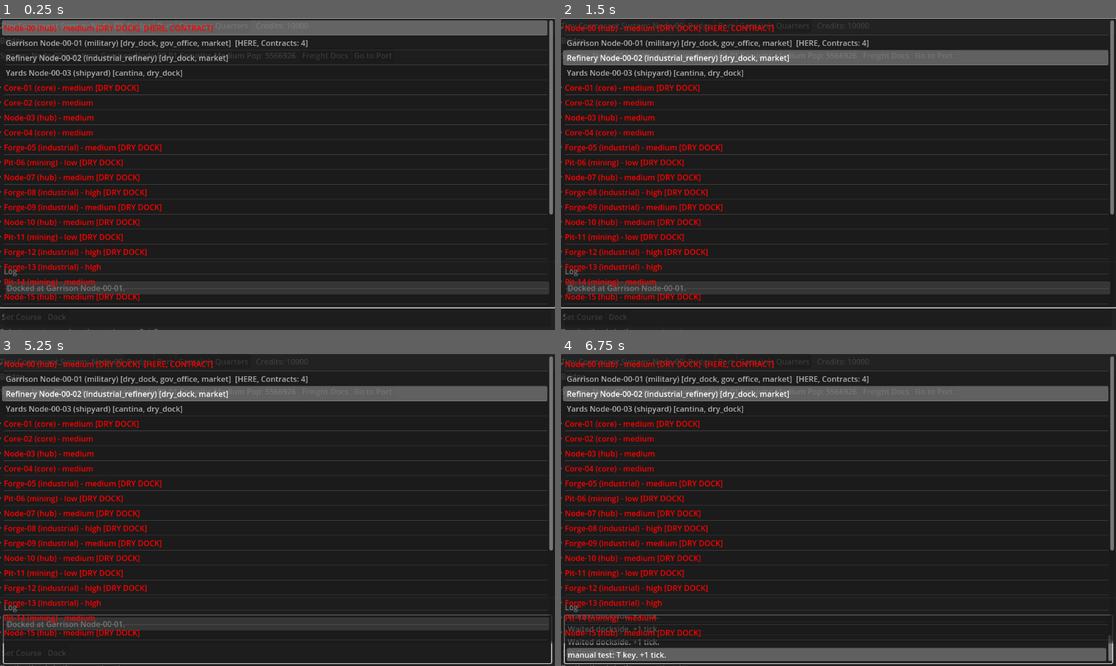
Above: before the commit, frames 1-4 (two rows, left to right).
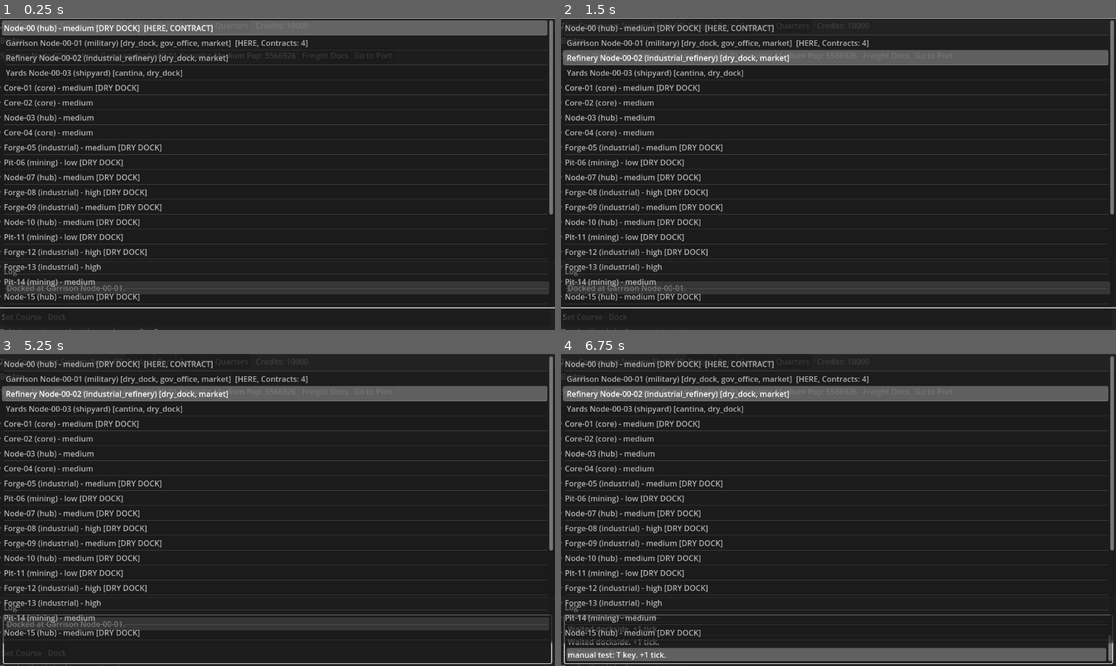
Above: after the commit, the same moments.

Repository: DKyd/Tiny-Cormorant
Game: Godot game, scene res://scenes/MainGame.tscn
Two runs of this game, one before a commit and one after it. Both use one fixed random seed, a clock stepped at 60 frames per second and the inputs below.
Inputs:
- Up to frame 1 (0.25 s): no input
- Up to frame 2 (1.5 s): click "Captain's Quarters" at 0.5 s; click "Go to Port" at 1.25 s
- Up to frame 3 (5.25 s): click "Go to Port" at 2 s; click "Bridge" at 2.75 s; click "Port" at 3.5 s; click "Freight Docs" at 4.25 s; click "Set Course" at 5 s
- Up to frame 4 (6.75 s): click "Dock" at 5.75 s; tap Enter at 6.5 s; hold W from 6.53 s (still down); tap T at 6.6 s

The runs differ from the first frame. In frame 1, 3.8% of the frame differs, in the area x 0-39%, y 2-91%; in frame 2, 3.7%; in frame 3, 3.7%; in frame 4, 3.7%.

Commit message:
BugFix Cleanup and README update

Diff:
--- a/scripts/Bridge.gd
+++ b/scripts/Bridge.gd
@@ -75,11 +75,6 @@
 	if not is_instance_valid(_map_panel) or _map_panel.get_parent() != map_host:
 		_load_map_panel()
 
-	Log.add_entry("Bridge ensure map: children=%d has_panel=%s" % [
-	map_host.get_child_count(),
-	str(is_instance_valid(_map_panel))
-	])
-
 func _wire_map_panel(panel: Node) -> void:
 	if panel == null:
 		return
--- a/scripts/MapPanel.gd
+++ b/scripts/MapPanel.gd
@@ -17,24 +17,11 @@
 var contract_dest_ids: Array = []   # system-level destinations for now
 var _did_empty_retry: bool = false
 
-const _MAP_DEBUG: bool = false # flip to true for debug logging
-
-func _dbg(msg: String) -> void:
-	if _MAP_DEBUG and OS.is_debug_build():
-		Log.add_entry(msg)
-
-func _assert_true(cond: bool, fail_msg: String) -> void:
-	if not cond:
-		_dbg("ASSERT FAIL: " + fail_msg)
-
 
 func _ready() -> void:
 	title_label.text = "Galaxy Map"
 	close_button.text = "Dock"
 
-	print("MapPanel: _ready. current_system_id =", GameState.current_system_id)
-	print("MapPanel: Galaxy.systems size =", Galaxy.systems.size())
-
 	search_box.text = ""
 	_refresh_all()
 
@@ -68,20 +55,7 @@
 	systems_tree.add_theme_constant_override("h_separation", 4)
 
 
-	print("MapPanel: systems_tree size after setup =", systems_tree.size)
-
-
 func _refresh_all() -> void:
-
-	_dbg("MapPanel refresh: visible=%s in_tree=%s systems=%d" % [
-
-	str(visible),
-	str(is_visible_in_tree()),
-	Galaxy.get_all_system_ids().size()
-	])
-
-	_dbg("MapPanel instance id=%d path=%s" % [get_instance_id(), str(get_path())])
-
 	_build_system_entries()
 	_rebuild_contract_destinations()
 	if is_visible_in_tree() and all_system_entries.is_empty():
@@ -102,7 +76,6 @@
 	all_system_entries.clear()
 
 	var ids: Array = Galaxy.get_all_system_ids()
-	print("MapPanel: _build_system_entries. Galaxy.get_all_system_ids() size =", ids.size())
 
 	for id_variant in ids:
 		var sys_id: String = String(id_variant)
@@ -129,13 +102,9 @@
 			"drydock": has_drydock,
 		})
 
-	print("MapPanel: all_system_entries size =", all_system_entries.size())
-	_dbg("MapPanel entries built: %d" % all_system_entries.size())
 
 
 func _refresh_systems_list(filter_text: String) -> void:
-	_dbg("MapPanel filter='%s' entries=%d" % [filter_text, all_system_entries.size()])
-	print("MapPanel: _refresh_systems_list. filter =", filter_text)
 	systems_tree.clear()
 
 	var root: TreeItem = systems_tree.create_item()  # hidden root (set Hide Root = true)
@@ -195,8 +164,6 @@
 			"kind": "system",
 			"system_id": sys_id,
 		})
-
-		sys_item.set_custom_color(0, Color(1, 0, 0))
 
 		system_items[sys_id] = sys_item
 		system_contract_counts[sys_id] = contracts_to_sys
@@ -254,10 +221,7 @@
 
 			total_rows += 1
 
-	print("MapPanel: _refresh_systems_list created rows =", total_rows)
 	info_label.text = "Select a system or location and press Set Course."
-
-	_sanity_check_tree(total_rows)
 
 	for sys_id in system_items.keys():
 		var sys_item: TreeItem = system_items[sys_id]
@@ -270,13 +234,6 @@
 	if root_item != null:
 		child_count = root_item.get_child_count()
 
-	_dbg("MapPanel TreeState: size=%s min=%s children=%d visible=%s" % [
-		str(systems_tree.size),
-		str(systems_tree.custom_minimum_size),
-		child_count,
-		str(systems_tree.visible)
-	])
-
 	systems_tree.queue_redraw()
 
 	systems_tree.select_mode = Tree.SELECT_ROW
@@ -285,31 +242,6 @@
 
 
 	#systems_tree.queue_sort()
-
-func _sanity_check_tree(total_rows: int) -> void:
-	# Basic invariants after a rebuild
-	_assert_true(systems_tree != null, "systems_tree is null")
-	_assert_true(systems_tree.visible, "systems_tree not visible")
-	_assert_true(systems_tree.size.y > 0.0, "systems_tree height is 0")
-	_assert_true(all_system_entries.size() > 0, "all_system_entries is empty")
-
-	var root := systems_tree.get_root()
-	_assert_true(root != null, "Tree root is null (no root item)")
-
-	if root == null:
-		return
-
-	var root_children := root.get_child_count()
-	_assert_true(root_children == all_system_entries.size(),
-		"root child count (%d) != entries (%d)" % [root_children, all_system_entries.size()])
-
-	_assert_true(total_rows >= root_children,
-		"total_rows (%d) < root_children (%d)" % [total_rows, root_children])
-
-	# Selection sanity: if we have rows, we should be able to select something.
-	if root_children > 0:
-		var first := root.get_child(0)
-		_assert_true(first != null, "first root child is null")
 
 
 
--- a/singletons/Contracts.gd
+++ b/singletons/Contracts.gd
@@ -134,6 +134,12 @@
 
 		var dest_system: Dictionary = Galaxy.get_system(dest_id)
 		var dest_name: String = dest_system.get("name", dest_id)
+		var dest_loc: Dictionary = _choose_destination_location(dest_id, true)
+		if dest_loc.is_empty():
+			continue
+
+		var dest_loc_id: String = String(dest_loc.get("id", ""))
+		var dest_loc_name: String = String(dest_loc.get("name", dest_loc_id))
 
 		# 🔹 NEW: pick cargo for this contract
 		var commodity_id: String = _pick_contract_commodity()
@@ -152,6 +158,8 @@
 			"origin": system_id,
 			"destination": dest_id,
 			"destination_name": dest_name,
+			"destination_location_id": dest_loc_id,
+			"destination_location_name": dest_loc_name,
 			"jumps": jumps,
 			"reward": reward,
 
@@ -193,23 +201,9 @@
 		if dest_sys_id == "":
 			continue
 
-		var dest_locs: Array = Galaxy.get_locations_for_system(dest_sys_id)
-		if dest_locs.is_empty():
-			continue
-
-		# Prefer locations with a market
-		var market_locs: Array = []
-		for loc_variant in dest_locs:
-			var loc: Dictionary = loc_variant
-			var spaces: Array = loc.get("spaces", [])
-			if "market" in spaces:
-				market_locs.append(loc)
-
-		var chosen_dest_loc: Dictionary
-		if market_locs.size() > 0:
-			chosen_dest_loc = market_locs[randi() % market_locs.size()]
-		else:
-			chosen_dest_loc = dest_locs[randi() % dest_locs.size()]
+		var chosen_dest_loc: Dictionary = _choose_destination_location(dest_sys_id, true)
+		if chosen_dest_loc.is_empty():
+			continue
 
 		var dest_loc_id: String = String(chosen_dest_loc.get("id", ""))
 		var dest_loc_name: String = String(chosen_dest_loc.get("name", dest_loc_id))
@@ -224,6 +218,27 @@
 		result.append(enriched)
 
 	return result
+
+
+func _choose_destination_location(system_id: String, prefer_market: bool) -> Dictionary:
+	var dest_locs: Array = Galaxy.get_locations_for_system(system_id)
+	if dest_locs.is_empty():
+		return {}
+
+	if not prefer_market:
+		return dest_locs[randi() % dest_locs.size()]
+
+	# Prefer locations with a market
+	var market_locs: Array = []
+	for loc_variant in dest_locs:
+		var loc: Dictionary = loc_variant
+		var spaces: Array = loc.get("spaces", [])
+		if "market" in spaces:
+			market_locs.append(loc)
+
+	if market_locs.size() > 0:
+		return market_locs[randi() % market_locs.size()]
+	return dest_locs[randi() % dest_locs.size()]
 
 
 const CONTRACT_COMMODITY_IDS := [
--- a/singletons/GameState.gd
+++ b/singletons/GameState.gd
@@ -254,12 +254,79 @@
 		travel_to_system(dest_id)
 		# travel_to_system already logs and charges
 
+func _get_sorted_location_ids_for_system(system_id: String) -> Array:
+	var ids: Array = Galaxy.get_location_ids_for_system(system_id)
+	var result: Array = []
+	for id_variant in ids:
+		result.append(String(id_variant))
+	result.sort()
+	return result
+
+func _pick_deterministic_location_id(system_id: String, seed: String) -> String:
+	var ids: Array = _get_sorted_location_ids_for_system(system_id)
+	if ids.is_empty():
+		return ""
+
+	var hash_value: int
+	if seed == "":
+		hash_value = system_id.hash()
+	else:
+		hash_value = seed.hash()
+
+	if hash_value < 0:
+		hash_value = -hash_value
+	var index: int = hash_value % ids.size()
+	return String(ids[index])
+
+func _ensure_contract_destination_location(contract: Dictionary) -> Dictionary:
+	if contract.is_empty():
+		return contract
+
+	var dest_loc_id: String = String(contract.get("destination_location_id", ""))
+	var dest_loc_name: String = String(contract.get("destination_location_name", ""))
+	if dest_loc_id != "":
+		if dest_loc_name == "":
+			var dest_loc: Dictionary = Galaxy.get_location(dest_loc_id)
+			if not dest_loc.is_empty():
+				contract["destination_location_name"] = String(dest_loc.get("name", dest_loc_id))
+		return contract
+
+	var dest_sys_id: String = String(contract.get("destination", ""))
+	if dest_sys_id == "":
+		Log.add_entry("Contract repair skipped: missing destination system for %s."
+			% String(contract.get("id", "?")))
+		return contract
+
+	var repaired_loc_id: String = _pick_deterministic_location_id(
+		dest_sys_id,
+		String(contract.get("id", ""))
+	)
+	if repaired_loc_id == "":
+		Log.add_entry("Contract repair failed: no destinations in %s." % dest_sys_id)
+		return contract
+
+	var repaired_loc: Dictionary = Galaxy.get_location(repaired_loc_id)
+	if repaired_loc.is_empty():
+		Log.add_entry("Contract repair failed: unknown destination location.")
+		return contract
+
+	contract["destination_location_id"] = repaired_loc_id
+	contract["destination_location_name"] = String(repaired_loc.get("name", repaired_loc_id))
+
+	if String(contract.get("destination_name", "")) == "":
+		var dest_system: Dictionary = Galaxy.get_system(dest_sys_id)
+		if not dest_system.is_empty():
+			contract["destination_name"] = String(dest_system.get("name", dest_sys_id))
+
+	return contract
+
 func add_contract(contract: Dictionary) -> void:
-	active_contracts.append(contract.duplicate(true))
+	var normalized: Dictionary = _ensure_contract_destination_location(contract.duplicate(true))
+	active_contracts.append(normalized)
 	Log.add_entry("Accepted contract to %s (%d jumps) for %.0f cr."
-	  % [contract.get("destination_name", contract.get("destination", "?")),
-		int(contract.get("jumps", 0)),
-		float(contract.get("reward", 0.0))])
+	  % [normalized.get("destination_name", normalized.get("destination", "?")),
+		int(normalized.get("jumps", 0)),
+		float(normalized.get("reward", 0.0))])
 
 func accept_contract(contract: Dictionary) -> Dictionary:
 	var result := {
@@ -423,6 +490,11 @@
 	player_money = data.get("player_money", player_money)
 	cargo = data.get("cargo", {})
 	active_contracts = data.get("active_contracts", [])
+	var repaired_contracts: Array = []
+	for contract_variant in active_contracts:
+		var contract: Dictionary = contract_variant
+		repaired_contracts.append(_ensure_contract_destination_location(contract))
+	active_contracts = repaired_contracts
 
 	var saved_systems: Dictionary = data.get("galaxy_systems", {})
 	if not saved_systems.is_empty():
Not shown, changed: codex/README.md
Not shown, changed: codex/jobs/bugfix/template.md
Not shown, changed: codex/jobs/feature/template.md
Not shown, changed: codex/jobs/refactor/template.md
Not shown, added: codex/runs/issue-0013-bugfix-mappanel-refresh-expand/results.md
Not shown, added: codex/runs/issue-0014-refactor-mappanel-owner-signals/results.md
Not shown, added: codex/runs/issue-0015-feature-contract-destination-locations/job.md
Not shown, added: codex/runs/issue-0015-feature-contract-destination-locations/results.md
Not shown, added: codex/runs/issue-0016-refactor-debug-cleanup/job.md
Not shown, added: codex/runs/issue-0016-refactor-debug-cleanup/results.md
